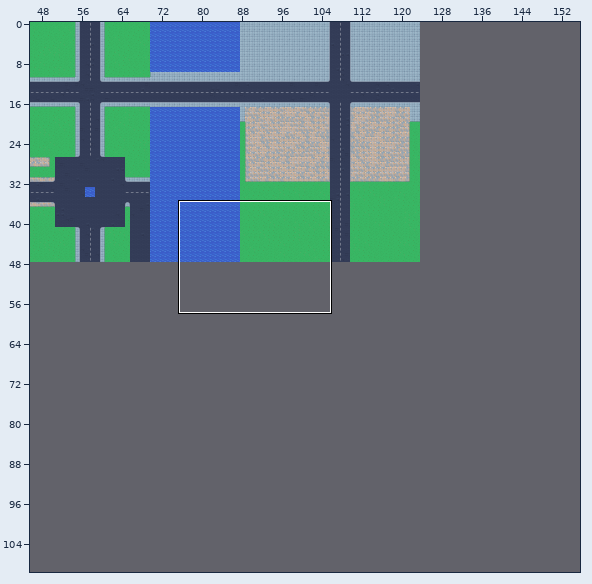
Two states of a Tiled map (JSON), maps/warszawa.tmj. Above, an overview of the earlier version with the close-up marked.
Close-up. Old version:
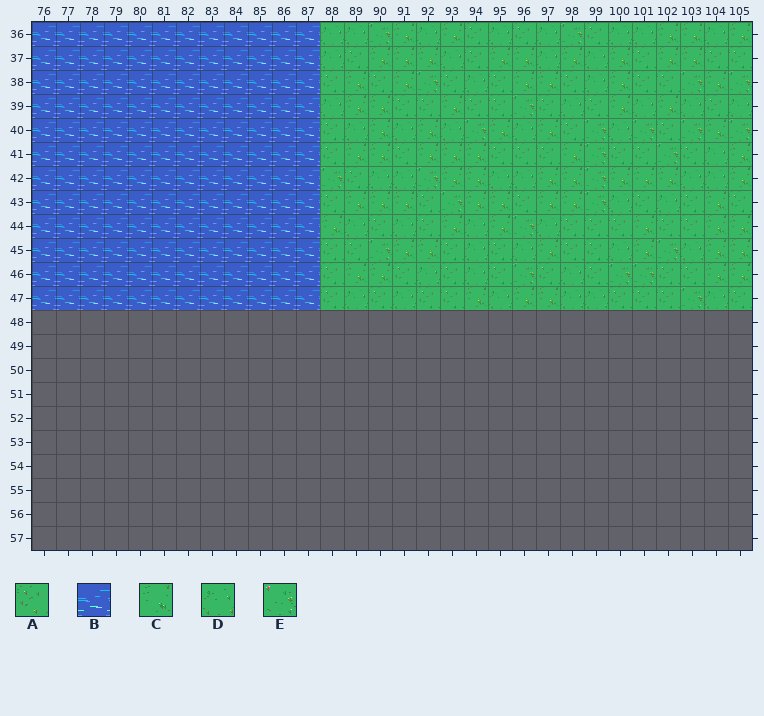
Cells are 32x32 px. Shown: x 76..105, y 36..57. The commit also changed other parts of the map, which this record leaves out. The old version is drawn lined up with the new one.
Key: from "training": A 0, B 5, C 8, D 9, E 10.
_ is an empty cell.
Layers that did not change in this view are not listed.
Layer "ground" before, first column x 76:
36 BBBBBBBBBBBBDDECDCADADEADDCCDC
37 BBBBBBBBBBBBDACCCDACCDCDCACCAA
38 BBBBBBBBBBBBACACEADACCADCAAECE
39 BBBBBBBBBBBBDCCAACAAEADACDCDAD
40 BBBBBBBBBBBBADCDCDECDCAEDEAECE
41 BBBBBBBBBBBBACCACCCAAACEAAEADC
42 BBBBBBBBBBBBEADDECCDDCCECCCDDC
43 BBBBBBBBBBBBACCCAECCACCEDADACA
44 BBBBBBBBBBBBCDADACDCEDAAACAACC
45 BBBBBBBBBBBBAAECCADADCAADCEDCC
46 BBBBBBBBBBBBACCADADAEADAEEAACC
47 BBBBBBBBBBBBADADAACDCCDDAAAEDA
48 ______________________________
49 ______________________________
50 ______________________________
51 ______________________________
52 ______________________________
53 ______________________________
54 ______________________________
55 ______________________________
56 ______________________________
57 ______________________________
New version:
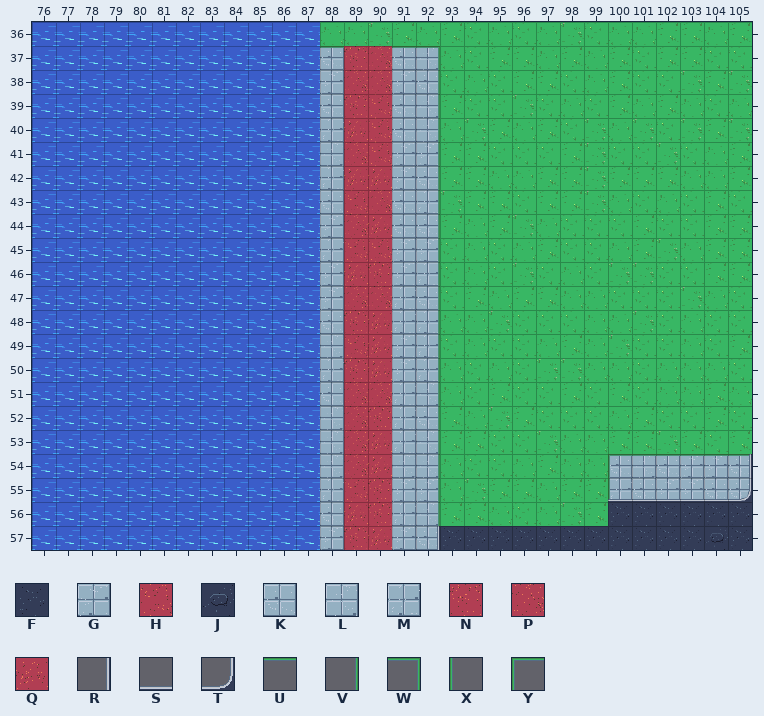
Further tiles: from "training": F 1, G 2, H 3, J 11, K 14, L 15, M 16, N 17, P 18, Q 19, R 49, S 51, T 53, U 64, V 65, W 66, X 71, Y 72.
From old to new:
{"change": "map size 124x48 -> 156x112 cells"}
{"where": "layer \"ground\""}
{"y":37,"x":88,"old":"DACCC","new":"KNPKL"}
{"y":38,"x":88,"old":"ACACE","new":"GPPGK"}
{"y":39,"x":88,"old":"DCCAA","new":"KNHKL"}
{"y":40,"x":88,"old":"ADCDC","new":"MQHKL"}
{"y":41,"x":88,"old":"ACCAC","new":"LPHGG"}
{"y":42,"x":88,"old":"EADDE","new":"MQQGK"}
{"y":43,"x":88,"old":"ACCCA","new":"KHPKM"}
{"y":44,"x":88,"old":"CDADA","new":"GPQKK"}
{"y":45,"x":88,"old":"AAECC","new":"MHHGG"}
{"y":46,"x":88,"old":"ACCAD","new":"GQNGM"}
{"y":47,"x":88,"old":"ADADA","new":"GPPMK"}
{"y":48,"x":76,"old":"______________________________","new":"BBBBBBBBBBBBKNQMMDDEAAADDEADAA"}
{"y":49,"x":76,"old":"______________________________","new":"BBBBBBBBBBBBLHQGMADAADCDEAADAC"}
{"y":50,"x":76,"old":"______________________________","new":"BBBBBBBBBBBBMNQGMDADAEEDDADDDA"}
{"y":51,"x":76,"old":"______________________________","new":"BBBBBBBBBBBBKPPMLDACAACACADDCD"}
{"y":52,"x":76,"old":"______________________________","new":"BBBBBBBBBBBBLPNMKCDECAAADCAACA"}
{"y":53,"x":76,"old":"______________________________","new":"BBBBBBBBBBBBLPQMLCCAAEDDCCECAC"}
{"y":54,"x":76,"old":"______________________________","new":"BBBBBBBBBBBBLPQLLDAADCDDKLKGGK"}
{"y":55,"x":76,"old":"______________________________","new":"BBBBBBBBBBBBMHNGGDECCDCCMKGGKK"}
{"y":56,"x":76,"old":"______________________________","new":"BBBBBBBBBBBBKQNMLCCDADECFFFFFF"}
{"y":57,"x":76,"old":"______________________________","new":"BBBBBBBBBBBBGNQGKFFFFFFFFFFFJF"}
{"where": "layer \"verge\""}
{"y":37,"x":88,"old":"_","new":"U"}
{"y":37,"x":91,"old":"__","new":"UW"}
{"y":38,"x":92,"old":"_","new":"V"}
{"y":39,"x":92,"old":"_","new":"V"}
{"y":40,"x":92,"old":"_","new":"V"}
{"y":41,"x":92,"old":"_","new":"V"}
{"y":42,"x":92,"old":"_","new":"V"}
{"y":43,"x":92,"old":"_","new":"V"}
{"y":44,"x":92,"old":"_","new":"V"}
{"y":45,"x":92,"old":"_","new":"V"}
{"y":46,"x":92,"old":"_","new":"V"}
{"y":47,"x":92,"old":"_","new":"V"}
{"y":48,"x":92,"old":"_","new":"V"}
{"y":49,"x":92,"old":"_","new":"V"}
{"y":50,"x":92,"old":"_","new":"V"}
{"y":51,"x":92,"old":"_","new":"V"}
{"y":52,"x":92,"old":"_","new":"V"}
{"y":53,"x":92,"old":"_","new":"V"}
{"y":54,"x":92,"old":"_","new":"V"}
{"y":54,"x":100,"old":"______","new":"YUUUUU"}
{"y":55,"x":92,"old":"_","new":"V"}
{"y":55,"x":100,"old":"_","new":"X"}
{"y":56,"x":92,"old":"_","new":"V"}
{"where": "layer \"curb\""}
{"y":54,"x":105,"old":"_","new":"R"}
{"y":55,"x":100,"old":"______","new":"SSSSST"}
{"y":57,"x":92,"old":"_","new":"R"}
{"label":"changed","picture_box":[32,46,752,550]}
